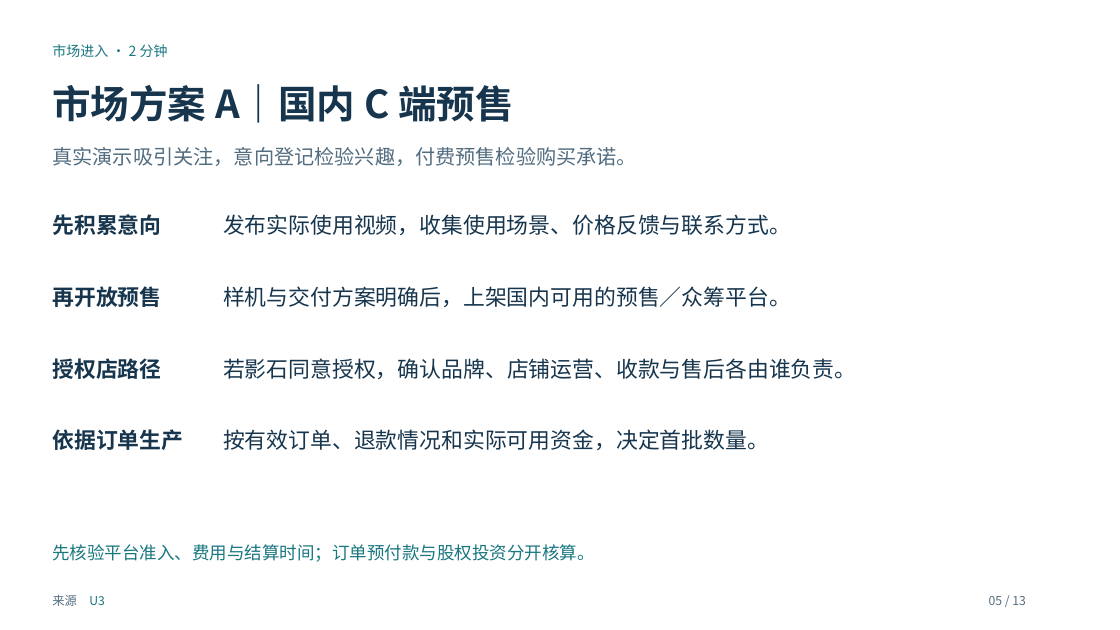
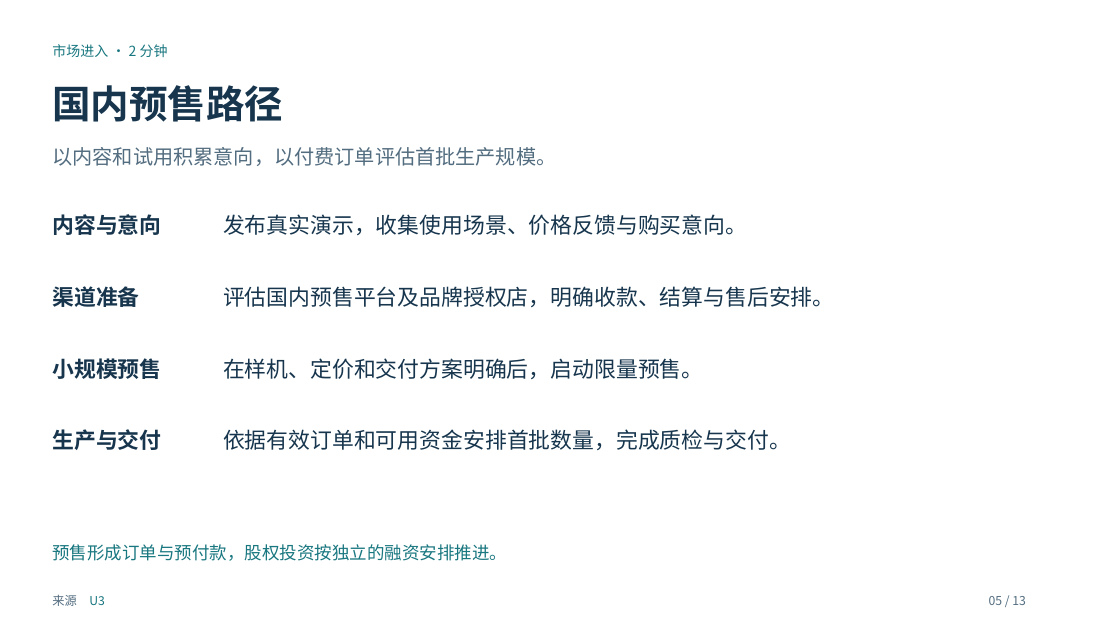
Before and after one commit to maxi-max-dev/maxi-max-dev.github.io, a slide deck: slide 5 of research/insta360-frame-discussion/unseen-insta360-discussion.pptx. Drawn at 1120x630 pixels with LibreOffice and Linux fonts; fonts in the diff are those of the drawing. Boxes give left, top, right and bottom in pixels: in the first picture for what was removed or moved away, otherwise in the second. Text is boxed around its words. In the diff, an @@ line names an element or a change of style, - is before the commit and + after.

```diff
--- a/research/insta360-frame-discussion/unseen-insta360-discussion.pptx
+++ b/research/insta360-frame-discussion/unseen-insta360-discussion.pptx
@@ text at [52, 85, 283, 122]: text changed @@
-市场方案 A｜国内 C 端预售
+国内预售路径
@@ text at [52, 147, 556, 166]: text changed @@
-真实演示吸引关注，意向登记检验兴趣，付费预售检验购买承诺。
+以内容和试用积累意向，以付费订单评估首批生产规模。
@@ text at [52, 214, 161, 235]: text changed @@
-先积累意向
+内容与意向
@@ text at [223, 214, 747, 235]: text changed @@
-发布实际使用视频，收集使用场景、价格反馈与联系方式。
+发布真实演示，收集使用场景、价格反馈与购买意向。
@@ text at [52, 286, 139, 307]: text changed @@
-再开放预售
+渠道准备
@@ text at [223, 286, 834, 307]: text changed @@
-样机与交付方案明确后，上架国内可用的预售／众筹平台。
+评估国内预售平台及品牌授权店，明确收款、结算与售后安排。
@@ text at [52, 358, 161, 379]: text changed @@
-授权店路径
+小规模预售
@@ text at [223, 358, 703, 379]: text changed @@
-若影石同意授权，确认品牌、店铺运营、收款与售后各由谁负责。
+在样机、定价和交付方案明确后，启动限量预售。
@@ text at [52, 429, 161, 450]: text changed @@
-依据订单生产
+生产与交付
@@ text at [223, 429, 791, 450]: text changed @@
-按有效订单、退款情况和实际可用资金，决定首批数量。
+依据有效订单和可用资金安排首批数量，完成质检与交付。
@@ text at [52, 544, 507, 561]: text changed @@
-先核验平台准入、费用与结算时间；订单预付款与股权投资分开核算。
+预售形成订单与预付款，股权投资按独立的融资安排推进。
```
Also in this commit, not shown: 12 other slides changed, 5 other files.
